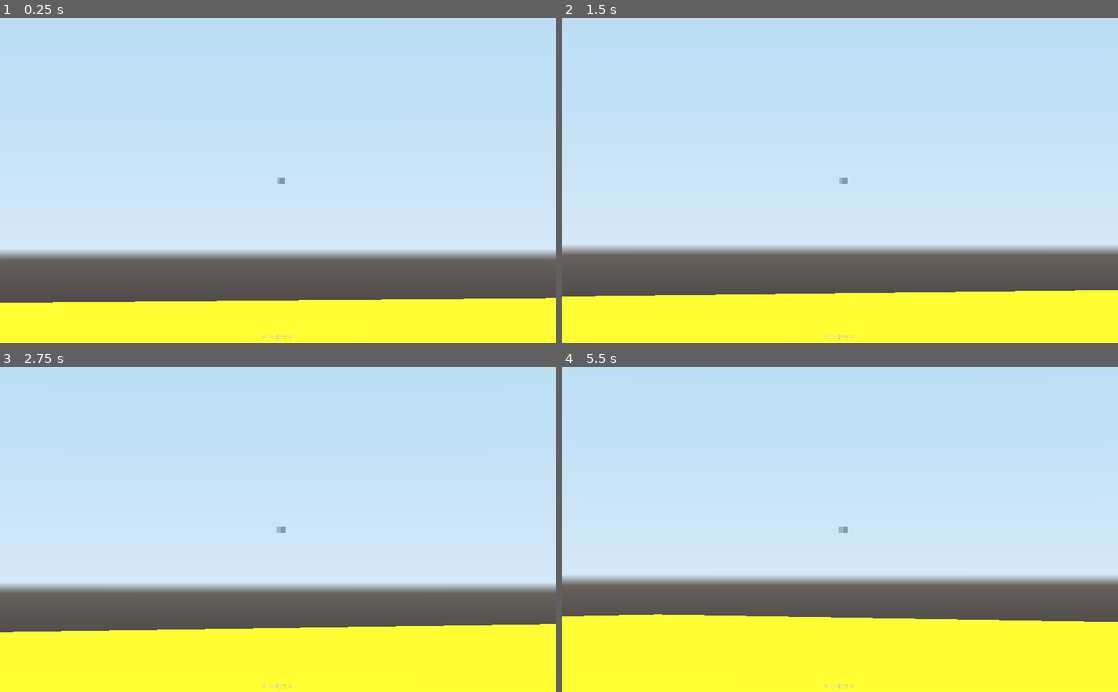
Above: before the commit, frames 1-4 (two rows, left to right).
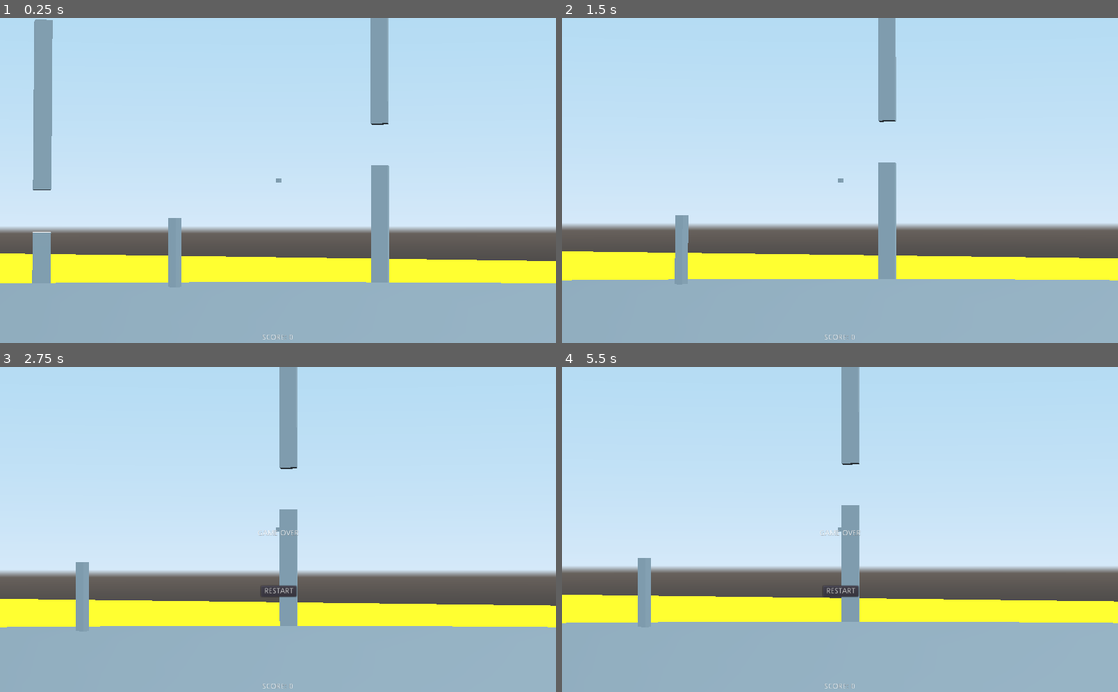
Above: after the commit, the same moments.

Repository: IefVandepitte/GodotBird
Game: Godot game, scene res://Level.tscn
The game is run twice, just before and just after one commit, with the same random seed, the same clock (stepped at 60 frames per second) and the same inputs.
Inputs (mouse positions are in pixels of both pictures, inside the frame that each line leads up to):
- Up to frame 1 (0.25 s): no input
- Up to frame 2 (1.5 s): tap Enter at 0.5 s; move the mouse to (962, 164) at 0.52 s; click (962, 164) at 0.67 s; tap Space at 0.77 s; move the mouse to (728, 196) at 1.27 s; click (728, 196) at 1.42 s
- Up to frame 3 (2.75 s): tap Space at 1.52 s; move the mouse to (333, 458) at 2.02 s; click (333, 458) at 2.17 s
- Up to frame 4 (5.5 s): click (840, 591) at 2.75 s, where only the run after the commit has a clickable "RESTART"; move the mouse to (812, 594) at 3.52 s; click (812, 594) at 3.67 s; tap Space at 3.77, 4.52, 5.27 s; move the mouse to (1006, 578) at 4.27 s; click (1006, 578) at 4.42 s; move the mouse to (673, 480) at 5.02 s; click (673, 480) at 5.17 s

The runs differ from the first frame. In frame 1, 39% of the frame differs, in the area x 0-100%, y 0-100%; in frame 2, 38%; in frame 3, 36%; in frame 4, 35%.

Commit message:
all obstacles placed, hid the scorepanels

Diff:
--- a/Level.gd
+++ b/Level.gd
@@ -25,7 +25,10 @@
 	$UI/Label.text = "Score: %s" % score
 
 func _on_obstacle_crash():
-	if crashes >= 4 :
+	print(crashes)
+	if crashes == 23 :
+		score = 0
+	if crashes > 23 :
 		gameState = "ended"
 		get_tree().paused = true
 		$UI/GameOverControl.visible = true
--- a/Level.tscn
+++ b/Level.tscn
@@ -41,7 +41,7 @@
 
 [node name="Camera" type="Camera" parent="CameraRef"]
 visible = false
-fov = 9.9
+fov = 14.8
 near = 0.01
 far = 8192.0
 script = ExtResource( 3 )
@@ -52,11 +52,11 @@
 transform = Transform( 1, 0, 0, 0, 1, 0, 0, 0, 1, 169.592, 50, -574.447 )
 can_sleep = false
 script = ExtResource( 2 )
-speed = 6.0
+speed = 2.0
 jumpForce = 2.0
 fallForce = 0.1
 radius = 599.0
-angle = 60.0
+angle = 1.0
 
 [node name="MeshInstance" type="MeshInstance" parent="Center/Player"]
 mesh = SubResource( 4 )
@@ -103,13 +103,234 @@
 [node name="N" type="Spatial" parent="Obstacles"]
 
 [node name="North" parent="Obstacles/N" instance=ExtResource( 4 )]
-transform = Transform( 1, 0, 0, 0, 1, 0, 0, 0, 1, 0, 0, -600 )
+transform = Transform( 1, 0, 0, 0, 1, 0, 0, 0, 1, 0, -2.4276, -600 )
 
 [node name="NorthSky" parent="Obstacles/N" instance=ExtResource( 4 )]
-transform = Transform( 1, 0, 0, 0, 1, 0, 0, 0, 1, 0, 100, -600 )
+transform = Transform( 1, 0, 0, 0, 1, 0, 0, 0, 1, 0, 97.5724, -600 )
 
 [node name="ScoreArea" parent="Obstacles/N" instance=ExtResource( 5 )]
-transform = Transform( -4.37114e-08, 0, 1, 0, 1, 0, -1, 0, -4.37114e-08, 0, 51, -600 )
+transform = Transform( -4.37114e-08, 0, 1, 0, 1, 0, -1, 0, -4.37114e-08, 0, 48.5724, -600 )
+
+[node name="NE1" type="Spatial" parent="Obstacles"]
+
+[node name="North" parent="Obstacles/NE1" instance=ExtResource( 4 )]
+transform = Transform( 0.958904, 0, -0.283731, 0, 1, 0, 0.283731, 0, 0.958904, 137.915, 18.2648, -583.988 )
+
+[node name="NorthSky" parent="Obstacles/NE1" instance=ExtResource( 4 )]
+transform = Transform( 0.958904, 0, -0.283731, 0, 1, 0, 0.283731, 0, 0.958904, 137.915, 118.265, -583.988 )
+
+[node name="ScoreArea" parent="Obstacles/NE1" instance=ExtResource( 5 )]
+transform = Transform( 0.283731, 0, 0.958904, 0, 1, 0, -0.958904, 0, 0.283731, 137.915, 69.2648, -583.988 )
+
+[node name="NE2" type="Spatial" parent="Obstacles"]
+
+[node name="North" parent="Obstacles/NE2" instance=ExtResource( 4 )]
+transform = Transform( 0.953596, 0, -0.301089, 0, 1, 0, 0.301089, 0, 0.953596, 271.475, -11.8303, -534.567 )
+
+[node name="NorthSky" parent="Obstacles/NE2" instance=ExtResource( 4 )]
+transform = Transform( 0.953596, 0, -0.301089, 0, 1, 0, 0.301089, 0, 0.953596, 271.475, 88.1697, -534.567 )
+
+[node name="ScoreArea" parent="Obstacles/NE2" instance=ExtResource( 5 )]
+transform = Transform( 0.301089, 0, 0.953596, 0, 1, 0, -0.953596, 0, 0.301089, 271.475, 39.1697, -534.567 )
+
+[node name="NE3" type="Spatial" parent="Obstacles"]
+
+[node name="North" parent="Obstacles/NE3" instance=ExtResource( 4 )]
+transform = Transform( 0.715071, 0, -0.699052, 0, 1, 0, 0.699052, 0, 0.715071, 409.782, 25.7029, -439.656 )
+
+[node name="NorthSky" parent="Obstacles/NE3" instance=ExtResource( 4 )]
+transform = Transform( 0.715071, 0, -0.699052, 0, 1, 0, 0.699052, 0, 0.715071, 406.802, 125.703, -441.008 )
+
+[node name="ScoreArea" parent="Obstacles/NE3" instance=ExtResource( 5 )]
+transform = Transform( 0.699052, 0, 0.715071, 0, 1, 0, -0.715071, 0, 0.699052, 406.802, 76.703, -441.008 )
+
+[node name="NE4" type="Spatial" parent="Obstacles"]
+
+[node name="North" parent="Obstacles/NE4" instance=ExtResource( 4 )]
+transform = Transform( 0.668832, 3.12435e-10, -0.743413, -4.69942e-10, 1, -2.52724e-12, 0.743413, 3.5105e-10, 0.668832, 496.552, -8.68068, -336.197 )
+
+[node name="NorthSky" parent="Obstacles/NE4" instance=ExtResource( 4 )]
+transform = Transform( 0.668832, 3.12435e-10, -0.743413, -4.69942e-10, 1, -2.52724e-12, 0.743413, 3.5105e-10, 0.668832, 496.552, 91.3193, -336.197 )
+
+[node name="ScoreArea" parent="Obstacles/NE4" instance=ExtResource( 5 )]
+transform = Transform( 0.743413, 3.12435e-10, 0.668832, 2.52726e-12, 1, -4.69942e-10, -0.668832, 3.5105e-10, 0.743413, 496.552, 42.3193, -336.197 )
+
+[node name="NE5" type="Spatial" parent="Obstacles"]
+transform = Transform( 1, 0, 0, 0, 1, 0, 0, 0, 1, 0, -68.148, 0 )
+
+[node name="North" parent="Obstacles/NE5" instance=ExtResource( 4 )]
+transform = Transform( 0.254214, 0, -0.967148, 0, 1, 0, 0.967148, 0, 0.254214, 573.728, 93.0131, -173.88 )
+
+[node name="NorthSky" parent="Obstacles/NE5" instance=ExtResource( 4 )]
+transform = Transform( 0.254214, 0, -0.967148, 0, 1, 0, 0.967148, 0, 0.254214, 573.728, 193.013, -173.88 )
+
+[node name="ScoreArea" parent="Obstacles/NE5" instance=ExtResource( 5 )]
+transform = Transform( 0.967148, 0, 0.254214, 0, 1, 0, -0.254214, 0, 0.967148, 573.728, 144.013, -173.88 )
+
+[node name="ES1" type="Spatial" parent="Obstacles"]
+
+[node name="East_sky" parent="Obstacles/ES1" instance=ExtResource( 4 )]
+transform = Transform( 0.944319, 0, -0.329031, 0, 1, 0, 0.329031, 0, 0.944319, 581.899, 81.8465, 144.34 )
+
+[node name="East" parent="Obstacles/ES1" instance=ExtResource( 4 )]
+transform = Transform( 0.944319, 0, -0.329031, 0, 1, 0, 0.329031, 0, 0.944319, 581.899, -18.1535, 144.34 )
+
+[node name="ScoreArea" parent="Obstacles/ES1" instance=ExtResource( 5 )]
+transform = Transform( 0.944319, 0, -0.329031, 0, 1, 0, 0.329031, 0, 0.944319, 581.899, 32.8465, 144.34 )
+
+[node name="ES2" type="Spatial" parent="Obstacles"]
+
+[node name="East_sky" parent="Obstacles/ES2" instance=ExtResource( 4 )]
+transform = Transform( 0.825705, 0, -0.564103, 0, 1, 0, 0.564103, 0, 0.825705, 518.989, 113.536, 299.203 )
+
+[node name="East" parent="Obstacles/ES2" instance=ExtResource( 4 )]
+transform = Transform( 0.825705, 0, -0.564103, 0, 1, 0, 0.564103, 0, 0.825705, 518.989, 13.5356, 299.203 )
+
+[node name="ScoreArea" parent="Obstacles/ES2" instance=ExtResource( 5 )]
+transform = Transform( 0.825705, 0, -0.564103, 0, 1, 0, 0.564103, 0, 0.825705, 518.989, 64.5356, 299.203 )
+
+[node name="ES3" type="Spatial" parent="Obstacles"]
+
+[node name="East_sky" parent="Obstacles/ES3" instance=ExtResource( 4 )]
+transform = Transform( 0.730913, 0, -0.682471, 0, 1, 0, 0.682471, 0, 0.730913, 408.596, 83.852, 439.025 )
+
+[node name="East" parent="Obstacles/ES3" instance=ExtResource( 4 )]
+transform = Transform( 0.730913, 0, -0.682471, 0, 1, 0, 0.682471, 0, 0.730913, 408.596, -16.148, 439.025 )
+
+[node name="ScoreArea" parent="Obstacles/ES3" instance=ExtResource( 5 )]
+transform = Transform( 0.730913, 0, -0.682471, 0, 1, 0, 0.682471, 0, 0.730913, 408.596, 34.852, 439.025 )
+
+[node name="ES4" type="Spatial" parent="Obstacles"]
+
+[node name="East_sky" parent="Obstacles/ES4" instance=ExtResource( 4 )]
+transform = Transform( 0.389847, 0, -0.920879, 0, 1, 0, 0.920879, 0, 0.389847, 278.128, 115.69, 531.768 )
+
+[node name="East" parent="Obstacles/ES4" instance=ExtResource( 4 )]
+transform = Transform( 0.389847, 0, -0.920879, 0, 1, 0, 0.920879, 0, 0.389847, 278.128, 15.6905, 531.768 )
+
+[node name="ScoreArea" parent="Obstacles/ES4" instance=ExtResource( 5 )]
+transform = Transform( 0.389847, 0, -0.920879, 0, 1, 0, 0.920879, 0, 0.389847, 278.128, 66.6905, 531.768 )
+
+[node name="ES5" type="Spatial" parent="Obstacles"]
+
+[node name="East_sky" parent="Obstacles/ES5" instance=ExtResource( 4 )]
+transform = Transform( 0.332227, 0, -0.943199, 0, 1, 0, 0.943199, 0, 0.332227, 146.66, 83.431, 581.143 )
+
+[node name="East" parent="Obstacles/ES5" instance=ExtResource( 4 )]
+transform = Transform( 0.332227, 0, -0.943199, 0, 1, 0, 0.943199, 0, 0.332227, 146.66, -16.569, 581.143 )
+
+[node name="ScoreArea" parent="Obstacles/ES5" instance=ExtResource( 5 )]
+transform = Transform( 0.332227, 0, -0.943199, 0, 1, 0, 0.943199, 0, 0.332227, 146.66, 34.431, 581.143 )
+
+[node name="SW1" type="Spatial" parent="Obstacles"]
+
+[node name="ScoreArea" parent="Obstacles/SW1" instance=ExtResource( 5 )]
+transform = Transform( 0.287461, 0, 0.957792, 0, 1, 0, -0.957792, 0, 0.287461, -155.205, 36.884, 579.001 )
+
+[node name="South" parent="Obstacles/SW1" instance=ExtResource( 4 )]
+transform = Transform( 0.957792, 0, -0.287461, 0, 1, 0, 0.287461, 0, 0.957792, -155.205, -14.116, 579.001 )
+
+[node name="SouthSky" parent="Obstacles/SW1" instance=ExtResource( 4 )]
+transform = Transform( 0.957792, 0, -0.287461, 0, 1, 0, 0.287461, 0, 0.957792, -155.205, 85.884, 579.001 )
+
+[node name="SW2" type="Spatial" parent="Obstacles"]
+
+[node name="ScoreArea" parent="Obstacles/SW2" instance=ExtResource( 5 )]
+transform = Transform( 0.372696, 0, 0.927953, 0, 1, 0, -0.927953, 0, 0.372696, -292.334, 70.7826, 523.239 )
+
+[node name="South" parent="Obstacles/SW2" instance=ExtResource( 4 )]
+transform = Transform( 0.927953, 0, -0.372696, 0, 1, 0, 0.372696, 0, 0.927953, -292.334, 19.7826, 523.239 )
+
+[node name="SouthSky" parent="Obstacles/SW2" instance=ExtResource( 4 )]
+transform = Transform( 0.927953, 0, -0.372696, 0, 1, 0, 0.372696, 0, 0.927953, -292.334, 119.783, 523.239 )
+
+[node name="SW3" type="Spatial" parent="Obstacles"]
+
+[node name="ScoreArea" parent="Obstacles/SW3" instance=ExtResource( 5 )]
+transform = Transform( 0.63307, 0, 0.774094, 0, 1, 0, -0.774094, 0, 0.63307, -437.304, 39.6692, 411.564 )
+
+[node name="South" parent="Obstacles/SW3" instance=ExtResource( 4 )]
+transform = Transform( 0.774094, 0, -0.63307, 0, 1, 0, 0.63307, 0, 0.774094, -437.304, -11.3308, 411.564 )
+
+[node name="SouthSky" parent="Obstacles/SW3" instance=ExtResource( 4 )]
+transform = Transform( 0.774094, 0, -0.63307, 0, 1, 0, 0.63307, 0, 0.774094, -437.304, 88.6692, 411.564 )
+
+[node name="SW4" type="Spatial" parent="Obstacles"]
+
+[node name="ScoreArea" parent="Obstacles/SW4" instance=ExtResource( 5 )]
+transform = Transform( 0.916349, 0, 0.400381, 0, 1, 0, -0.400381, 0, 0.916349, -532.728, 64.2317, 276.401 )
+
+[node name="South" parent="Obstacles/SW4" instance=ExtResource( 4 )]
+transform = Transform( 0.400381, 0, -0.916349, 0, 1, 0, 0.916349, 0, 0.400381, -532.728, 13.2317, 276.401 )
+
+[node name="SouthSky" parent="Obstacles/SW4" instance=ExtResource( 4 )]
+transform = Transform( 0.400381, 0, -0.916349, 0, 1, 0, 0.916349, 0, 0.400381, -532.728, 113.232, 276.401 )
+
+[node name="SW5" type="Spatial" parent="Obstacles"]
+
+[node name="ScoreArea" parent="Obstacles/SW5" instance=ExtResource( 5 )]
+transform = Transform( 0.929216, 0, 0.369536, 0, 1, 0, -0.369536, 0, 0.929216, -585.083, 34.7867, 132.592 )
+
+[node name="South" parent="Obstacles/SW5" instance=ExtResource( 4 )]
+transform = Transform( 0.369536, 0, -0.929216, 0, 1, 0, 0.929216, 0, 0.369536, -585.083, -16.2133, 132.592 )
+
+[node name="SouthSky" parent="Obstacles/SW5" instance=ExtResource( 4 )]
+transform = Transform( 0.369536, 0, -0.929216, 0, 1, 0, 0.929216, 0, 0.369536, -585.083, 83.7867, 132.592 )
+
+[node name="NW1" type="Spatial" parent="Obstacles"]
+
+[node name="North" parent="Obstacles/NW1" instance=ExtResource( 4 )]
+transform = Transform( 0.939022, 0, 0.343856, 0, 1, 0, -0.343856, 0, 0.939022, -156.602, -4.85944, -580.208 )
+
+[node name="NorthSky" parent="Obstacles/NW1" instance=ExtResource( 4 )]
+transform = Transform( 0.939022, 0, 0.343856, 0, 1, 0, -0.343856, 0, 0.939022, -156.602, 95.1406, -580.208 )
+
+[node name="ScoreArea" parent="Obstacles/NW1" instance=ExtResource( 5 )]
+transform = Transform( -0.343856, 0, 0.939022, 0, 1, 0, -0.939022, 0, -0.343856, -156.602, 46.1406, -580.208 )
+
+[node name="NW2" type="Spatial" parent="Obstacles"]
+
+[node name="North" parent="Obstacles/NW2" instance=ExtResource( 4 )]
+transform = Transform( 0.921219, 0, 0.389044, 0, 1, 0, -0.389044, 0, 0.921219, -291.113, 31.7966, -524.417 )
+
+[node name="NorthSky" parent="Obstacles/NW2" instance=ExtResource( 4 )]
+transform = Transform( 0.921219, 0, 0.389044, 0, 1, 0, -0.389044, 0, 0.921219, -291.113, 131.797, -524.417 )
+
+[node name="ScoreArea" parent="Obstacles/NW2" instance=ExtResource( 5 )]
+transform = Transform( -0.389044, 0, 0.921219, 0, 1, 0, -0.921219, 0, -0.389044, -291.113, 82.7966, -524.417 )
+
+[node name="NW3" type="Spatial" parent="Obstacles"]
+
+[node name="North" parent="Obstacles/NW3" instance=ExtResource( 4 )]
+transform = Transform( 0.663091, 0, 0.748539, 0, 1, 0, -0.748539, 0, 0.663091, -434.38, -0.553391, -414.299 )
+
+[node name="NorthSky" parent="Obstacles/NW3" instance=ExtResource( 4 )]
+transform = Transform( 0.663091, 0, 0.748539, 0, 1, 0, -0.748539, 0, 0.663091, -434.38, 99.4466, -414.299 )
+
+[node name="ScoreArea" parent="Obstacles/NW3" instance=ExtResource( 5 )]
+transform = Transform( -0.748539, 0, 0.66309, 0, 1, 0, -0.66309, 0, -0.748539, -434.38, 50.4466, -414.299 )
+
+[node name="NW4" type="Spatial" parent="Obstacles"]
+
+[node name="North" parent="Obstacles/NW4" instance=ExtResource( 4 )]
+transform = Transform( 0.666116, 0, 0.745848, 0, 1, 0, -0.745848, 0, 0.666116, -512.777, 21.5695, -312.076 )
+
+[node name="NorthSky" parent="Obstacles/NW4" instance=ExtResource( 4 )]
+transform = Transform( 0.666116, 0, 0.745848, 0, 1, 0, -0.745848, 0, 0.666116, -512.777, 121.569, -312.076 )
+
+[node name="ScoreArea" parent="Obstacles/NW4" instance=ExtResource( 5 )]
+transform = Transform( -0.745848, 0, 0.666116, 0, 1, 0, -0.666116, 0, -0.745848, -512.777, 72.5695, -312.076 )
+
+[node name="NW5" type="Spatial" parent="Obstacles"]
+
+[node name="North" parent="Obstacles/NW5" instance=ExtResource( 4 )]
+transform = Transform( 0.322613, 0, 0.946531, 0, 1, 0, -0.946531, 0, 0.322613, -577.239, -10.6266, -162.619 )
+
+[node name="NorthSky" parent="Obstacles/NW5" instance=ExtResource( 4 )]
+transform = Transform( 0.322613, 0, 0.946531, 0, 1, 0, -0.946531, 0, 0.322613, -577.239, 89.3734, -162.619 )
+
+[node name="ScoreArea" parent="Obstacles/NW5" instance=ExtResource( 5 )]
+transform = Transform( -0.946531, 0, 0.322613, 0, 1, 0, -0.322613, 0, -0.946531, -577.239, 40.3734, -162.619 )
 
 [node name="UI" type="CanvasLayer" parent="."]
 pause_mode = 2
@@ -162,4 +383,11 @@
 [node name="DirectionalLight" type="DirectionalLight" parent="."]
 transform = Transform( 1, 0, 0, 0, 0.0871558, 0.996195, 0, -0.996195, 0.0871558, 0, 600, 0 )
 
+[node name="CSGSphere" type="CSGSphere" parent="."]
+transform = Transform( 600, 0, 0, 0, 1, 0, 0, 0, 600, 0, 0, 0 )
+radial_segments = 100
+
+[node name="START" type="CSGBox" parent="."]
+transform = Transform( 2, 0, 0, 0, 30, 0, 0, 0, 2, 326.855, 0, 434.18 )
+
 [connection signal="pressed" from="UI/Button" to="." method="_on_Button_pressed"]
--- a/Obstacle.gd
+++ b/Obstacle.gd
@@ -17,5 +17,5 @@
 
 
 func _on_ObstacleRigidBody_body_entered(body):
-	print("crash")
+#	print("crash")
 	emit_signal("crashed")
--- a/ScoreArea.tscn
+++ b/ScoreArea.tscn
@@ -10,6 +10,7 @@
 "ScorePlain",
 ]]
 transform = Transform( 1, 0, 0, 0, 1, 0, 0, 0, 1, 0, 8, 0 )
+visible = false
 script = ExtResource( 1 )
 
 [node name="MeshInstance" type="MeshInstance" parent="."]
